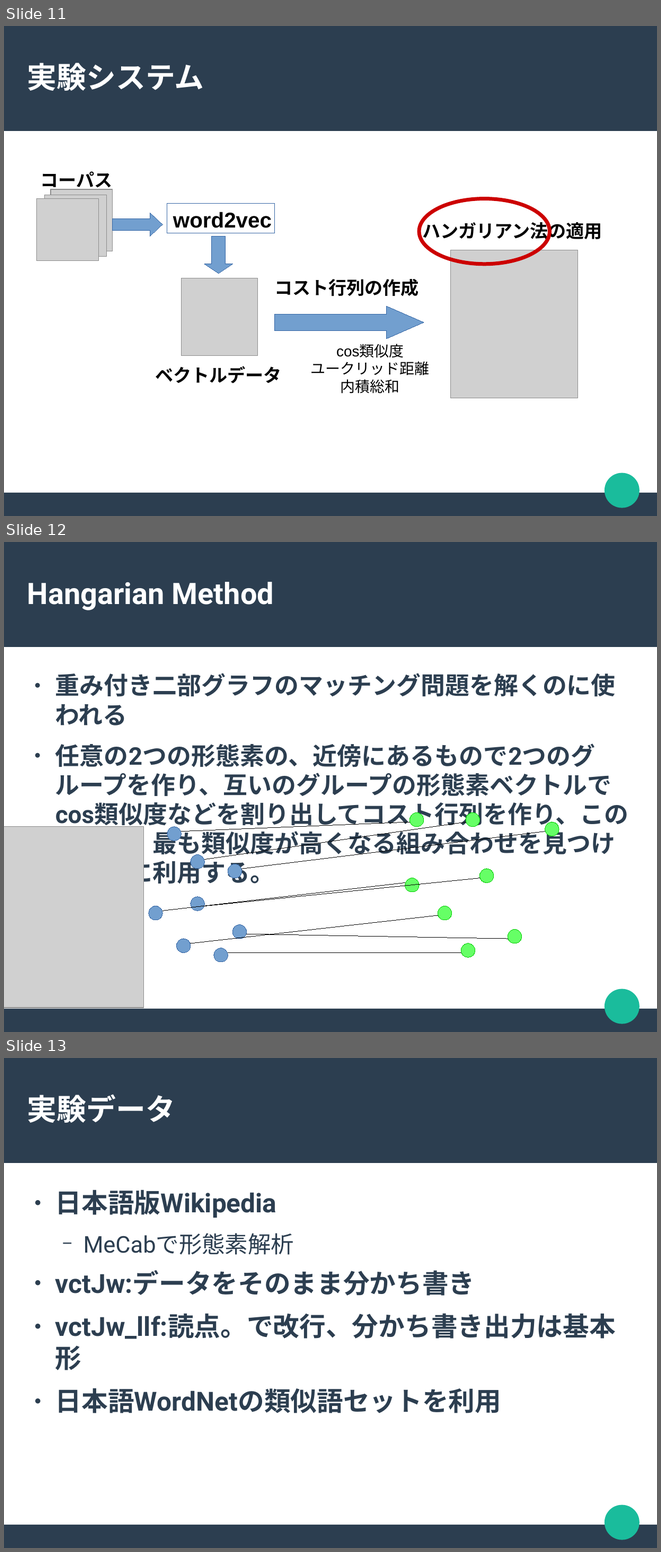
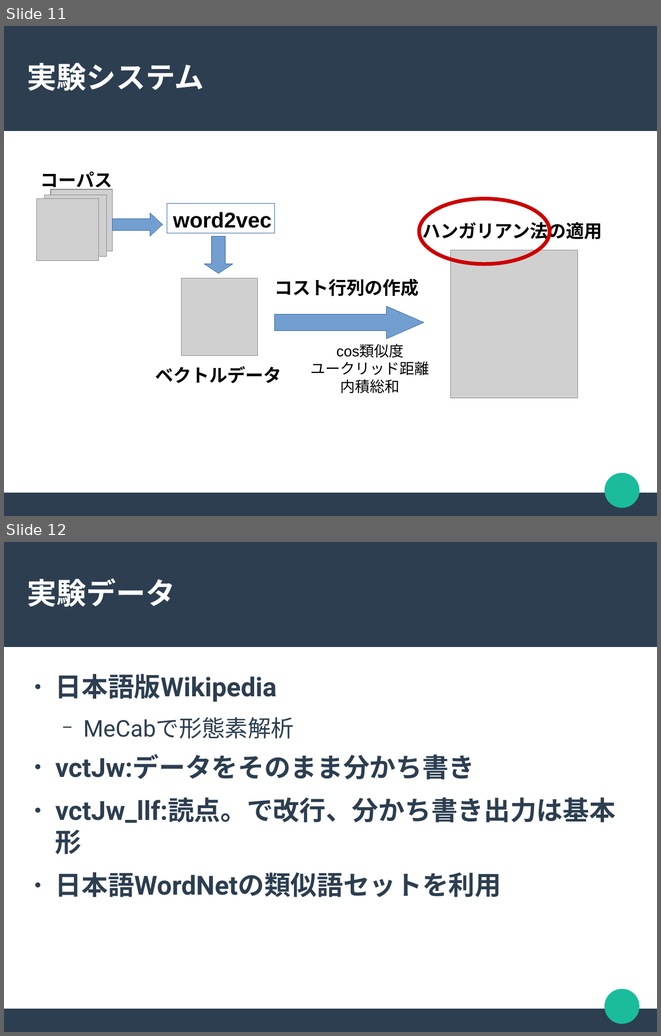
Before and after one commit to chocolaolantan/thesis, a slide deck: note/slide/ハンガリアン法による語の相似関係抽出ver2.odp. Shown one above the other, each under a label of ours: slides 11, 12 and 13 before the commit, slides 11 and 12 after it. The pictures are 661x1552 and 661x1036 pixels, drawn with LibreOffice and Linux fonts; fonts in the diff are those of the drawing; grey boxes stand for pictures. Boxes give left, top, right and bottom in pixels: in the first picture for what was removed or moved away, otherwise in the second. Text is boxed around its words. In the diff, an @@ line names an element or a change of style, - is before the commit and + after.

```diff
--- a/note/slide/ハンガリアン法による語の相似関係抽出ver2.odp
+++ b/note/slide/ハンガリアン法による語の相似関係抽出ver2.odp
@@ slide 12 removed at (x1=4, y1=542, x2=657, y2=1032), background #FFFFFF; not listed: 3 template elements that a slide beside it also shows @@
@@ title removed at (x1=27, y1=582, x2=274, y2=610) @@
-Hangarian Method
@@ text removed at (x1=55, y1=673, x2=629, y2=888) @@
-● 重み付き二部グラフのマッチング問題を解くのに使われる
-● 任意の2つの形態素の、近傍にあるもので2つのグループを作り、互いのグループの形態素ベクトルでcos類似度などを割り出してコスト行列を作り、この行列を、最も類似度が高くなる組み合わせを見つけ出すのに利用する。
@@ picture removed at (x1=4, y1=827, x2=144, y2=1007) @@
@@ ellipse removed at (x1=168, y1=827, x2=182, y2=840) @@
@@ line removed from (181, 831) to (410, 822) @@
@@ line removed from (205, 859) to (466, 822) @@
@@ ellipse removed at (x1=410, y1=813, x2=424, y2=827) @@
@@ ellipse removed at (x1=466, y1=813, x2=480, y2=827) @@
@@ ellipse removed at (x1=545, y1=822, x2=559, y2=836) @@
@@ line removed from (242, 868) to (545, 831) @@
@@ ellipse removed at (x1=191, y1=855, x2=205, y2=869) @@
@@ ellipse removed at (x1=228, y1=864, x2=242, y2=878) @@
@@ ellipse removed at (x1=480, y1=868, x2=494, y2=883) @@
@@ line removed from (163, 910) to (405, 883) @@
@@ line removed from (205, 906) to (480, 878) @@
@@ ellipse removed at (x1=405, y1=878, x2=420, y2=892) @@
@@ ellipse removed at (x1=149, y1=906, x2=163, y2=920) @@
@@ ellipse removed at (x1=191, y1=897, x2=205, y2=910) @@
@@ ellipse removed at (x1=438, y1=906, x2=452, y2=920) @@
@@ line removed from (191, 943) to (438, 915) @@
@@ ellipse removed at (x1=176, y1=938, x2=191, y2=953) @@
@@ ellipse removed at (x1=233, y1=925, x2=247, y2=939) @@
@@ line removed from (246, 934) to (508, 938) @@
@@ ellipse removed at (x1=508, y1=929, x2=522, y2=944) @@
@@ ellipse removed at (x1=214, y1=948, x2=228, y2=962) @@
@@ line removed from (228, 953) to (461, 953) @@
@@ ellipse removed at (x1=461, y1=943, x2=476, y2=958) @@
@@ what was slide 13 is now slide 12 @@
```
Also in this commit, not shown: 5 slides changed, 2 slides added, 2 other slides removed, 14 other files.
